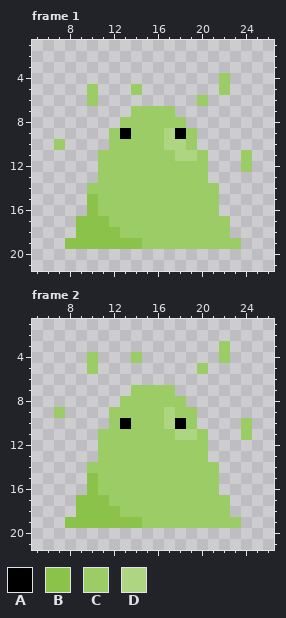
Two states of a pixel-art file, TinyRPG/Assets/Art/Enemy/Slime/Hurt/Slime_Hurt_Up.aseprite. That is the earlier state.
32x32 pixels, 8 frames. Shown: frame 1: x 5..26, y 1..21; frame 2: x 5..26, y 1..21.
Visible layers, top first: "FX", "Face", "Body".
Palette (. is transparent): A #000000  B #8bc34a  C #9ccc65  D #aed581
Pixels before, frame 1, first column x 7:
 4 ...............C..
 5 ...C...C.......C..
 6 ...C.........C....
 7 .......CCCC.......
 8 ......CCCCCC......
 9 .....CACCCDAC.....
10 C....CCCCCDDC.....
11 ....CCCCCCCDDC...C
12 ....CCCCCCCCCC...C
13 ....CCCCCCCCCC....
14 ...CCCCCCCCCCCC...
15 ...BCCCCCCCCCCC...
16 ...BCCCCCCCCCCC...
17 ..BBBCCCCCCCCCCC..
18 ..BBBBCCCCCCCCCC..
19 .BBBBBBBCCCCCCCCC.
Pixels before, frame 2, first column x 7:
 3 ...............C..
 4 ...C...C.......C..
 5 ...C.........C....
 6 ..................
 7 .......CCCC.......
 8 ......CCCCCC......
 9 C....CCCCCDCC.....
10 .....CACCCDAC....C
11 ....CCCCCCCDDC...C
12 ....CCCCCCCCCC....
13 ....CCCCCCCCCC....
14 ...CCCCCCCCCCCC...
15 ...BCCCCCCCCCCC...
16 ...BCCCCCCCCCCC...
17 ..BBBCCCCCCCCCCC..
18 ..BBBBCCCCCCCCCC..
19 .BBBBBBBCCCCCCCCC.
The same view after the edit:
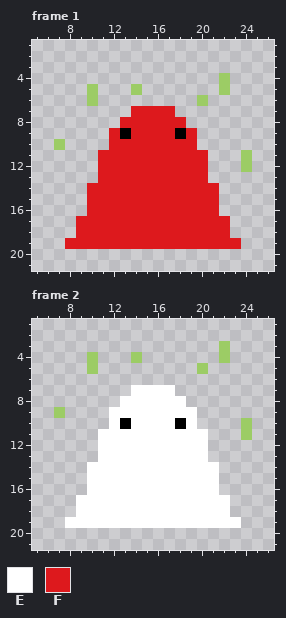
Colours new in this view: E #ffffff  F #dd191d
Change:
Changed rows in their new state; - is an unchanged pixel.
Frame 1, layer "Body":
first column x 8:
 7 ------FFFF------
 8 -----FFFFFF-----
 9 ----F-FFFF-F----
10 ----FFFFFFFF----
11 ---FFFFFFFFFF---
12 ---FFFFFFFFFF---
13 ---FFFFFFFFFF---
14 --FFFFFFFFFFFF--
15 --FFFFFFFFFFFF--
16 --FFFFFFFFFFFF--
17 -FFFFFFFFFFFFFF-
18 -FFFFFFFFFFFFFF-
19 FFFFFFFFFFFFFFFF
Frame 2, layer "Body":
first column x 8:
 7 ------EEEE------
 8 -----EEEEEE-----
 9 ----EEEEEEEE----
10 ----E-EEEE-E----
11 ---EEEEEEEEEE---
12 ---EEEEEEEEEE---
13 ---EEEEEEEEEE---
14 --EEEEEEEEEEEE--
15 --EEEEEEEEEEEE--
16 --EEEEEEEEEEEE--
17 -EEEEEEEEEEEEEE-
18 -EEEEEEEEEEEEEE-
19 EEEEEEEEEEEEEEEE
Boxes around the changes in both pictures, in picture pixels (x1, y1, x2, y2):
changed: (65, 106, 241, 249)
changed: (65, 385, 241, 528)
